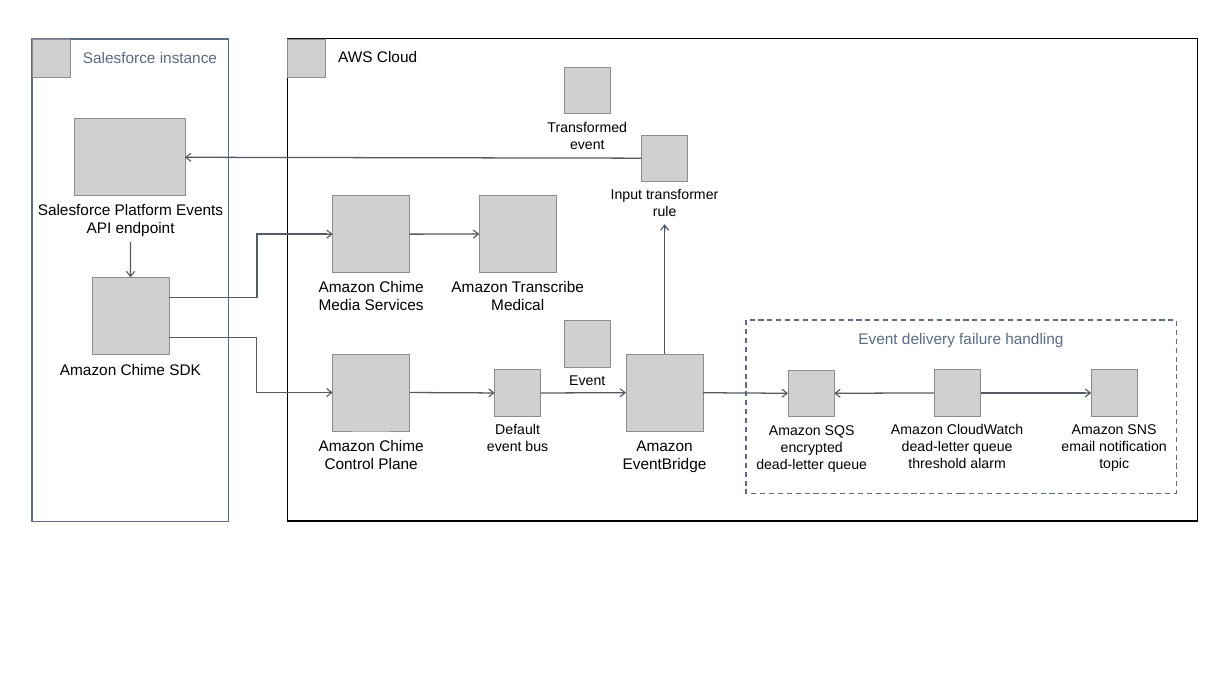
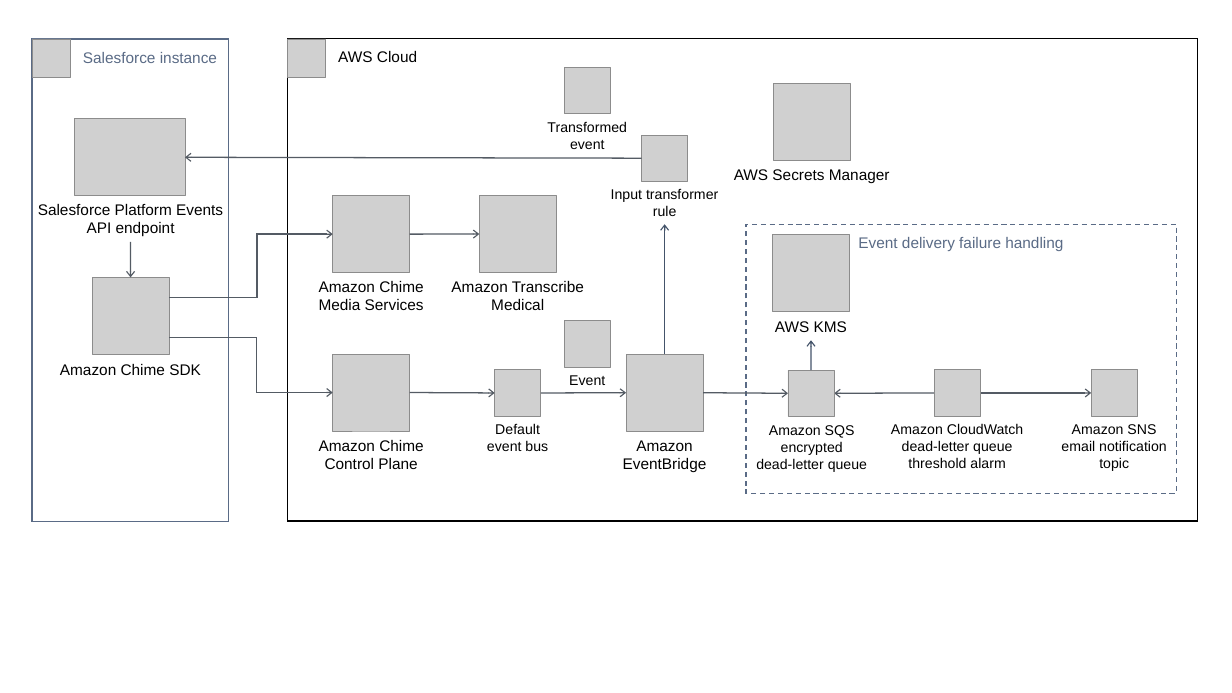
Before and after one commit to aws-quickstart/quickstart-salesforce-health-cloud-virtual-care, a slide deck: slide 1 of docs/deployment_guide/images/architecture_diagram.pptx. Drawn at 1232x693 pixels with LibreOffice and Linux fonts; fonts in the diff are those of the drawing; grey boxes stand for pictures. Boxes give left, top, right and bottom in pixels: in the first picture for what was removed or moved away, otherwise in the second. Text is boxed around its words. In the diff, an @@ line names an element or a change of style, - is before the commit and + after.

```diff
--- a/docs/deployment_guide/images/architecture_diagram.pptx
+++ b/docs/deployment_guide/images/architecture_diagram.pptx
@@ picture added at (774,84,850,161) @@
@@ text added at (734,169,890,183), 12 pt, text #000000 @@
+AWS Secrets Manager
@@ rectangle "Event delivery failure handling": place and size @@
-rectangle "Event delivery failure handling" at (746,320,1177,494)
+rectangle "Event delivery failure handling" at (746,225,1177,494)
@@ picture added at (773,235,849,311) @@
@@ text added at (775,321,847,332), 12 pt, text #000000 @@
+AWS KMS
@@ arrow added from (811, 371) to (811, 340), #44546A 1 pt @@
```
Also in this commit, not shown: 2 other files.
